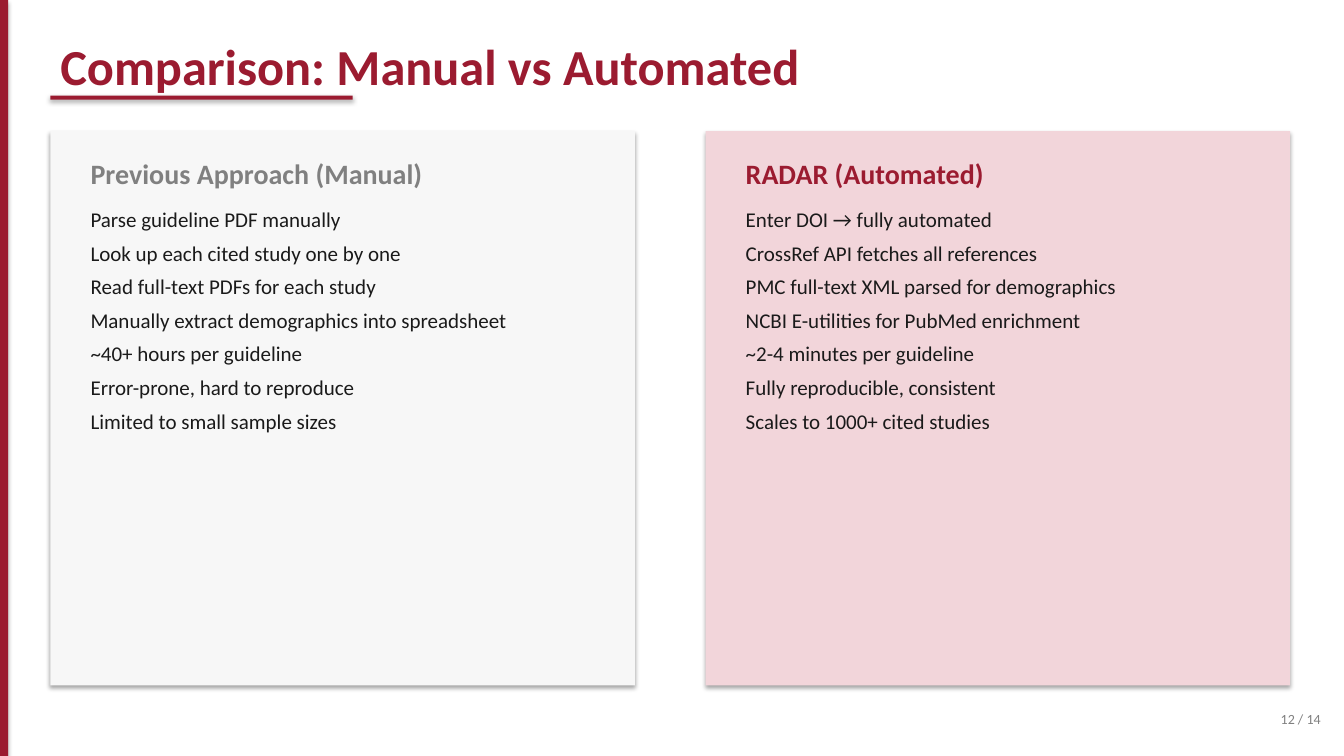
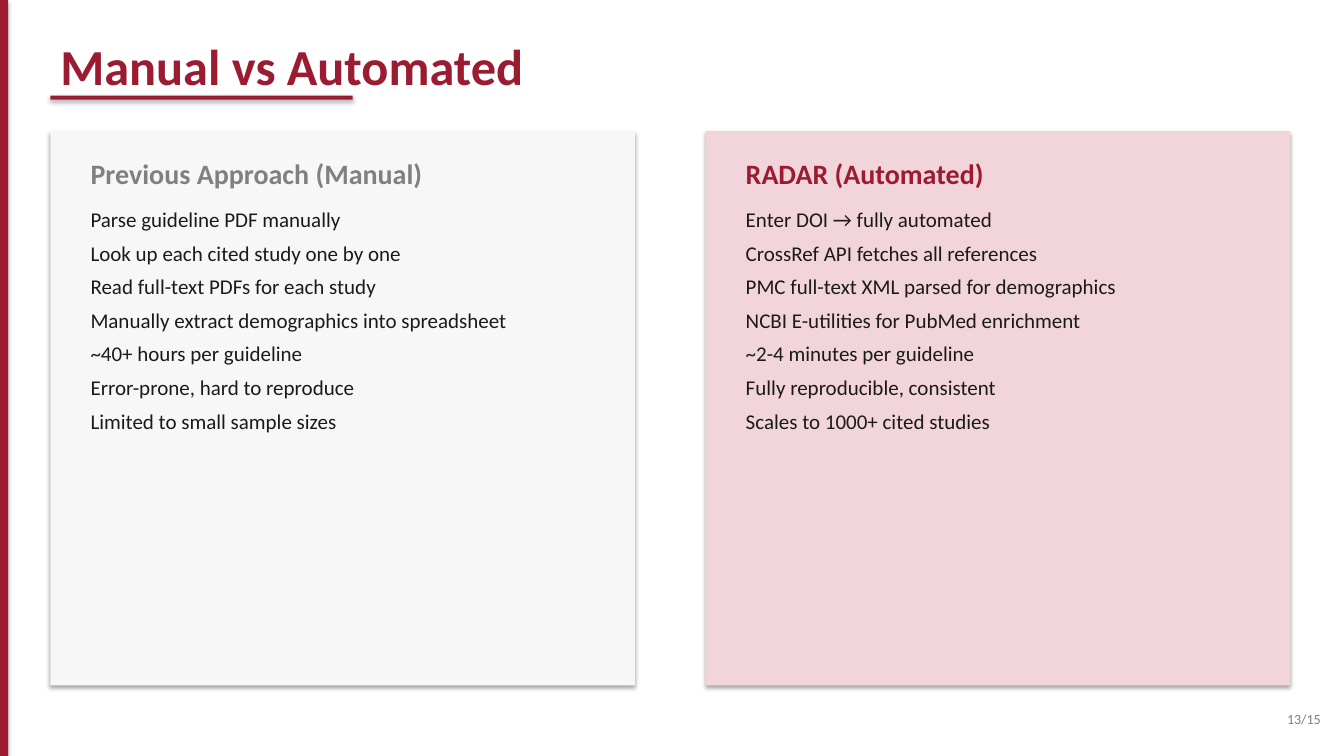
Before and after one commit to duckyquang/RADAR, a slide deck: slide 13 of RADAR_Presentation.pptx (slide 12 before the commit). Drawn at 1344x756 pixels with LibreOffice and Linux fonts; fonts in the diff are those of the drawing. Boxes give left, top, right and bottom in pixels: in the first picture for what was removed or moved away, otherwise in the second. Text is boxed around its words. In the diff, an @@ line names an element or a change of style, - is before the commit and + after.

```diff
--- a/RADAR_Presentation.pptx
+++ b/RADAR_Presentation.pptx
@@ text at <box>60,49,523,97</box>: text changed @@
-Comparison: Manual vs Automated
+Manual vs Automated
@@ text at <box>1287,714,1321,725</box>: text changed @@
-12 / 14
+13/15
```
Also in this commit, not shown: 13 other slides changed, 1 slide added.
